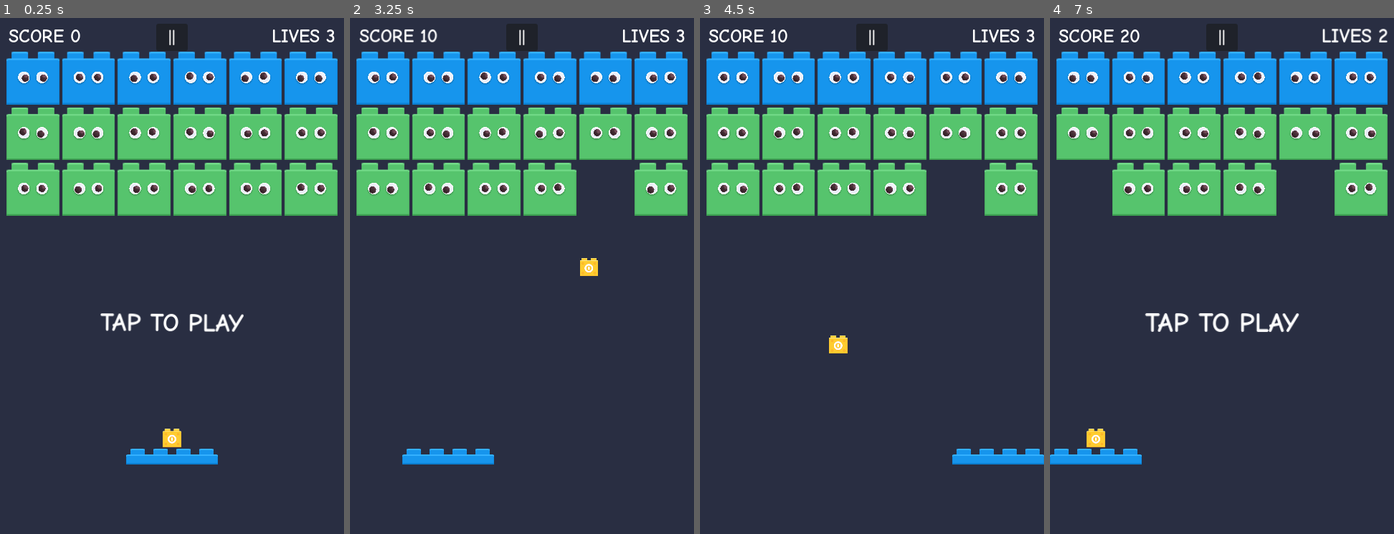
Above: before the commit, frames 1-4 (left to right).
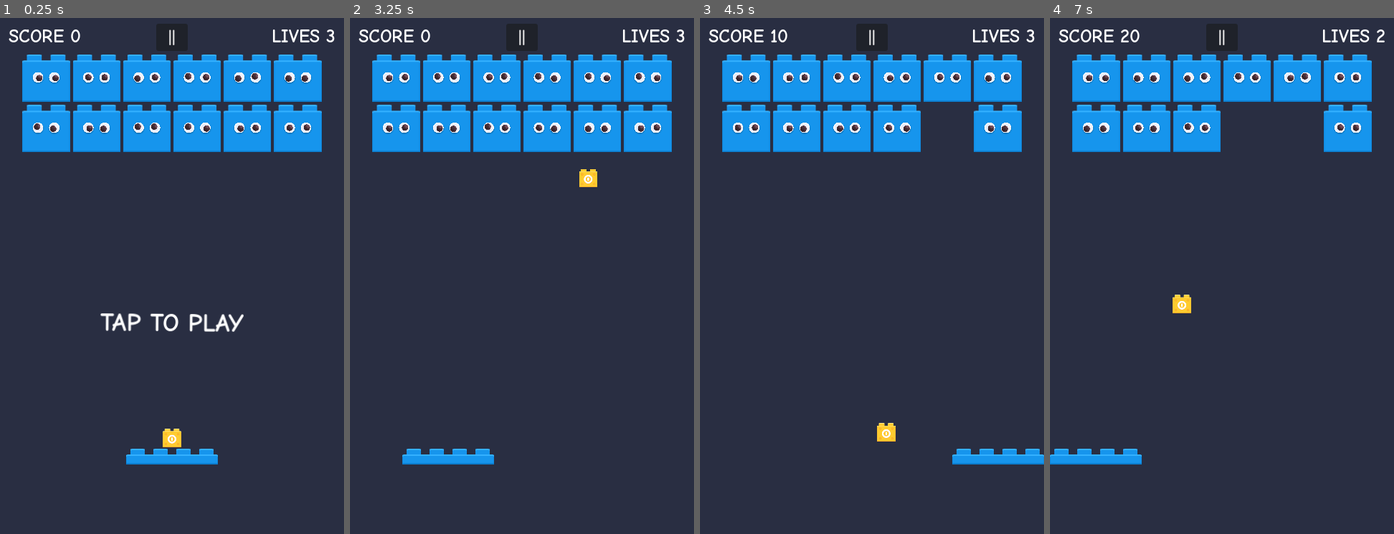
Above: after the commit, the same moments.

Repository: ZacharyEllison/games
Game: Godot game, scene res://scenes/main.tscn
The game is run twice, just before and just after one commit, with the same random seed, the same clock (stepped at 60 frames per second) and the same inputs.
Inputs (mouse positions are in pixels of both pictures, inside the frame that each line leads up to):
- Up to frame 1 (0.25 s): no input
- Up to frame 2 (3.25 s): click "||" at 0.5 s; click "Restart from Beginning" at 1.25 s; tap Enter at 2 s; move the mouse to (597, 250) at 2.02 s; hold Right (move_right) 2.03-2.78 s; click (597, 250) at 2.1 s; move the mouse to (453, 301) at 2.77 s; hold Left (move_left) from 2.78 s (still down); click (453, 301) at 2.85 s
- Up to frame 3 (4.5 s): move the mouse to (906, 162) at 3.52 s; release Left (move_left) at 3.53 s; hold Right (move_right) from 3.53 s (still down); click (906, 162) at 3.6 s; move the mouse to (854, 379) at 4.27 s; click (854, 379) at 4.35 s
- Up to frame 4 (7 s): move the mouse to (1325, 353) at 5.02 s; release Right (move_right) at 5.03 s; hold Left (move_left) from 5.03 s (still down); click (1325, 353) at 5.1 s; move the mouse to (1118, 198) at 5.77 s; click (1118, 198) at 5.85 s; move the mouse to (1239, 276) at 6.52 s; click (1239, 276) at 6.6 s

The runs differ from the first frame. In frame 1, 23% of the frame differs, in the area x 1-99%, y 6-39%; in frame 2, 22%; in frame 3, 22%; in frame 4, 21%.

Commit message:
feat(brickbreaker): add ROYGB levels, victory, and web re-export
Hand-author 10 level layouts with five-color damage tiers, smaller
bricks, locked level select, and a win screen after level 10.

Diff:
--- a/brickbreaker/scenes/brick.gd
+++ b/brickbreaker/scenes/brick.gd
@@ -4,7 +4,7 @@
 
 var max_hits := 1
 var hits := 0
-var textures: Array = []
+var stages: Array = []
 var _broken := false
 
 @onready var body: Sprite2D = $Body
@@ -27,17 +27,20 @@
 	eye.play(&"googly")
 	eye.frame = randi() % eye.sprite_frames.get_frame_count(&"googly")
 
-func setup(hit_count: int, tier_textures: Array) -> void:
+func setup(hit_count: int, stage_data: Array) -> void:
 	max_hits = max(1, hit_count)
-	textures = tier_textures
+	stages = stage_data
+	hits = 0
 	if is_inside_tree():
 		_refresh_texture()
 
 func _refresh_texture() -> void:
-	if textures.is_empty():
+	if stages.is_empty():
 		return
-	var index := clampi(hits, 0, textures.size() - 1)
-	body.texture = textures[index]
+	var index := clampi(hits, 0, stages.size() - 1)
+	var stage: Dictionary = stages[index]
+	body.texture = stage.texture
+	body.modulate = stage.get("modulate", Color.WHITE)
 
 func on_hit() -> void:
 	if _broken:
--- a/brickbreaker/scenes/brick.tscn
+++ b/brickbreaker/scenes/brick.tscn
@@ -34,7 +34,7 @@
 }]
 
 [node name="Brick" type="StaticBody2D"]
-scale = Vector2(1.15, 1.15)
+scale = Vector2(1.035, 1.035)
 collision_layer = 1
 collision_mask = 0
 script = ExtResource("1")
--- a/brickbreaker/scenes/brick_grid.gd
+++ b/brickbreaker/scenes/brick_grid.gd
@@ -4,16 +4,44 @@
 signal cleared
 
 const BRICK := preload("res://scenes/brick.tscn")
+const MAX_LEVEL := 10
 
-# Brick sprite is 64x64 (square), scaled 1.15 in brick.tscn -> effective footprint below.
-const BRICK_W := 73.6
-const BRICK_H := 73.6
+# Brick sprite 64x64, scaled 1.035 in brick.tscn.
+const BRICK_W := 66.24
+const BRICK_H := 66.24
 const SPACING := 4.0
 const COLS := 6
 const TOP_MARGIN := 84.0
 
+const ORANGE_MODULATE := Color(1.0, 0.58, 0.12)
+
+enum Roygb { BLUE, GREEN, YELLOW, ORANGE, RED }
+
+# Row colors top to bottom (row 0 = top of screen).
+const LEVEL_LAYOUTS: Dictionary = {
+	1: [Roygb.BLUE, Roygb.BLUE],
+	2: [Roygb.GREEN, Roygb.BLUE, Roygb.BLUE],
+	3: [Roygb.YELLOW, Roygb.GREEN, Roygb.BLUE, Roygb.BLUE],
+	4: [Roygb.YELLOW, Roygb.GREEN, Roygb.GREEN, Roygb.BLUE],
+	5: [Roygb.YELLOW, Roygb.YELLOW, Roygb.GREEN, Roygb.GREEN, Roygb.BLUE],
+	6: [Roygb.ORANGE, Roygb.YELLOW, Roygb.GREEN, Roygb.GREEN, Roygb.BLUE],
+	7: [Roygb.ORANGE, Roygb.YELLOW, Roygb.YELLOW, Roygb.GREEN, Roygb.BLUE],
+	8: [Roygb.ORANGE, Roygb.ORANGE, Roygb.YELLOW, Roygb.GREEN, Roygb.BLUE],
+	9: [Roygb.RED, Roygb.ORANGE, Roygb.YELLOW, Roygb.GREEN, Roygb.BLUE],
+	10: [Roygb.RED, Roygb.ORANGE, Roygb.YELLOW, Roygb.GREEN, Roygb.GREEN],
+}
+
+# Damage progression per tier (hits taken indexes into this list).
+const TIER_PROGRESSION: Dictionary = {
+	1: [Roygb.BLUE],
+	2: [Roygb.GREEN, Roygb.BLUE],
+	3: [Roygb.YELLOW, Roygb.GREEN, Roygb.BLUE],
+	4: [Roygb.ORANGE, Roygb.YELLOW, Roygb.GREEN, Roygb.BLUE],
+	5: [Roygb.RED, Roygb.ORANGE, Roygb.YELLOW, Roygb.GREEN, Roygb.BLUE],
+}
+
+var _tex_blue: Texture2D = load("res://art/kenney_brick-pack/PNG/Default/Blue/brick_high_2.png")
 var _tex_green: Texture2D = load("res://art/kenney_brick-pack/PNG/Default/Green/brick_high_2.png")
-var _tex_blue: Texture2D = load("res://art/kenney_brick-pack/PNG/Default/Blue/brick_high_2.png")
 var _tex_yellow: Texture2D = load("res://art/kenney_brick-pack/PNG/Default/Yellow/brick_high_2.png")
 var _tex_red: Texture2D = load("res://art/kenney_brick-pack/PNG/Default/Red/brick_high_2.png")
 
@@ -21,37 +49,60 @@
 
 func build_level(level: int) -> void:
 	_clear()
-	var rows := clampi(2 + level, 2, 5)
+	var layout_level := clampi(level, 1, MAX_LEVEL)
+	var layout: Array = LEVEL_LAYOUTS[layout_level]
+	var rows := layout.size()
 	var screen := get_viewport_rect().size
 	var total_w := COLS * BRICK_W + (COLS - 1) * SPACING
 	var start_x := (screen.x - total_w) * 0.5 + BRICK_W * 0.5
 	_live_count = 0
 	for r in rows:
+		var color: Roygb = layout[r]
+		var tier := _tier_for_color(color)
+		var stage_data := _stages_for_tier(tier)
 		for c in COLS:
-			var hits := _strength_for_row(r, rows)
 			var brick := BRICK.instantiate()
 			add_child(brick)
 			brick.position = Vector2(
 				start_x + c * (BRICK_W + SPACING),
 				TOP_MARGIN + r * (BRICK_H + SPACING)
 			)
-			brick.setup(hits, _textures_for(hits))
+			brick.setup(tier, stage_data)
 			brick.destroyed.connect(_on_brick_destroyed)
 			_live_count += 1
 
-func _strength_for_row(row: int, rows: int) -> int:
-	# Top rows are tougher.
-	var depth := rows - row
-	return clampi(int(ceil(depth / 2.0)), 1, 3)
+func _tier_for_color(color: Roygb) -> int:
+	match color:
+		Roygb.GREEN:
+			return 2
+		Roygb.YELLOW:
+			return 3
+		Roygb.ORANGE:
+			return 4
+		Roygb.RED:
+			return 5
+		_:
+			return 1
 
-func _textures_for(hits: int) -> Array:
-	match hits:
-		3:
-			return [_tex_red, _tex_yellow, _tex_green]
-		2:
-			return [_tex_blue, _tex_green]
+func _stages_for_tier(tier: int) -> Array:
+	var colors: Array = TIER_PROGRESSION.get(tier, TIER_PROGRESSION[1])
+	var stages: Array = []
+	for color in colors:
+		stages.append(_stage_for_color(color))
+	return stages
+
+func _stage_for_color(color: Roygb) -> Dictionary:
+	match color:
+		Roygb.GREEN:
+			return {"texture": _tex_green, "modulate": Color.WHITE}
+		Roygb.YELLOW:
+			return {"texture": _tex_yellow, "modulate": Color.WHITE}
+		Roygb.ORANGE:
+			return {"texture": _tex_yellow, "modulate": ORANGE_MODULATE}
+		Roygb.RED:
+			return {"texture": _tex_red, "modulate": Color.WHITE}
 		_:
-			return [_tex_green]
+			return {"texture": _tex_blue, "modulate": Color.WHITE}
 
 func _on_brick_destroyed(points: int, pos: Vector2, tier: int) -> void:
 	_live_count -= 1
--- a/brickbreaker/scenes/hud.gd
+++ b/brickbreaker/scenes/hud.gd
@@ -2,6 +2,7 @@
 
 const RAINBOW_SHADER := preload("res://shaders/rainbow_shimmer.gdshader")
 const COMIC_FONT := preload("res://fonts/ComicNeue-Bold.ttf")
+const MAX_LEVEL := 10
 
 @onready var score_label: Label = $Score
 @onready var lives_label: Label = $Lives
@@ -99,6 +100,25 @@
 	game_over_panel.hide()
 	message.hide()
 
+func show_victory(score: int) -> void:
+	hide_tap_prompt()
+	hide_game_over()
+	message.text = "YOU WIN!"
+	message.show()
+	_slam_in(message, 0.4)
+	game_over_panel.show()
+	final_score.text = "SCORE %d" % score
+	final_score.material = null
+	bang_backdrop.hide()
+	if score > 2000:
+		bang_backdrop.show()
+	if score > 1000:
+		final_score.material = _rainbow_mat
+	_slam_in(final_score, 0.3)
+
+func hide_victory() -> void:
+	hide_game_over()
+
 func show_perfect() -> void:
 	perfect_badge.show()
 	perfect_badge.material = _gold_mat
@@ -140,16 +160,20 @@
 		pause_overlay.hide()
 		level_select_panel.hide()
 
-func _build_level_buttons(max_level: int) -> void:
+func _build_level_buttons(max_unlocked: int) -> void:
 	for child in level_select_grid.get_children():
 		child.queue_free()
-	for i in range(1, max_level + 1):
+	for i in range(1, MAX_LEVEL + 1):
 		var btn := Button.new()
 		btn.text = str(i)
 		btn.add_theme_font_override("font", COMIC_FONT)
 		btn.custom_minimum_size = Vector2(52, 44)
-		var lvl := i
-		btn.pressed.connect(func(): level_selected.emit(lvl))
+		var unlocked := i <= max_unlocked
+		btn.disabled = not unlocked
+		btn.modulate = Color.WHITE if unlocked else Color(0.45, 0.45, 0.5, 0.85)
+		if unlocked:
+			var lvl := i
+			btn.pressed.connect(func(): level_selected.emit(lvl))
 		level_select_grid.add_child(btn)
 
 func _show_level_select() -> void:
--- a/brickbreaker/scenes/hud.tscn
+++ b/brickbreaker/scenes/hud.tscn
@@ -216,7 +216,7 @@
 layout_mode = 2
 theme_override_constants/h_separation = 8
 theme_override_constants/v_separation = 8
-columns = 4
+columns = 5
 
 [node name="BackBtn" type="Button" parent="PauseOverlay/LevelSelectPanel/VBox"]
 layout_mode = 2
--- a/brickbreaker/scenes/main.gd
+++ b/brickbreaker/scenes/main.gd
@@ -1,6 +1,8 @@
 extends Node2D
 
-enum State { IDLE, PLAYING, LEVEL_CLEAR, GAME_OVER, PAUSED }
+enum State { IDLE, PLAYING, LEVEL_CLEAR, GAME_OVER, PAUSED, VICTORY }
+
+const MAX_LEVEL := 10
 
 const BALL_OFFSET := Vector2(0, -26)
 const BALL := preload("res://scenes/ball.tscn")
@@ -9,8 +11,10 @@
 	1: 0.033,
 	2: 0.165,
 	3: 0.33,
+	4: 0.40,
+	5: 0.45,
 }
-# Tier 1 (green): ONE_UP weighted higher; tiers 2–3 equal across 4 kinds.
+# Tier 1 (blue): ONE_UP weighted higher; tiers 2–5 equal across 4 kinds.
 const ONE_UP_WEIGHT_TIER1 := 0.35
 const OTHER_WEIGHT_TIER1 := 0.217
 const WEIGHT_TIER_OTHER := 0.25
@@ -60,6 +64,7 @@
 	hud.set_lives(lives)
 	hud.hide_message()
 	hud.hide_game_over()
+	hud.hide_victory()
 	hud.set_pause_menu_visible(false, max_unlocked_level)
 	_start_level()
 
@@ -108,7 +113,7 @@
 			held_ball = null
 			state = State.PLAYING
 			hud.hide_tap_prompt()
-	elif state == State.GAME_OVER:
+	elif state == State.GAME_OVER or state == State.VICTORY:
 		if Input.is_action_just_pressed("press"):
 			_new_game()
 
@@ -210,7 +215,12 @@
 		hud.set_score(score)
 		hud.show_perfect()
 		hud.slam_score()
-	max_unlocked_level = maxi(max_unlocked_level, level + 1)
+	max_unlocked_level = mini(maxi(max_unlocked_level, level + 1), MAX_LEVEL)
+	if level >= MAX_LEVEL:
+		state = State.VICTORY
+		hud.hide_tap_prompt()
+		hud.show_victory(score)
+		return
 	hud.show_message("LEVEL %d" % (level + 1))
 	await get_tree().create_timer(1.2).timeout
 	hud.hide_message()
@@ -252,6 +262,7 @@
 	_level_points = 0
 	hud.hide_message()
 	hud.hide_game_over()
+	hud.hide_victory()
 	_start_level()
 
 func _clear_balls() -> void:
Not shown, changed: brickbreaker/index.html
Not shown, changed: brickbreaker/index.pck
